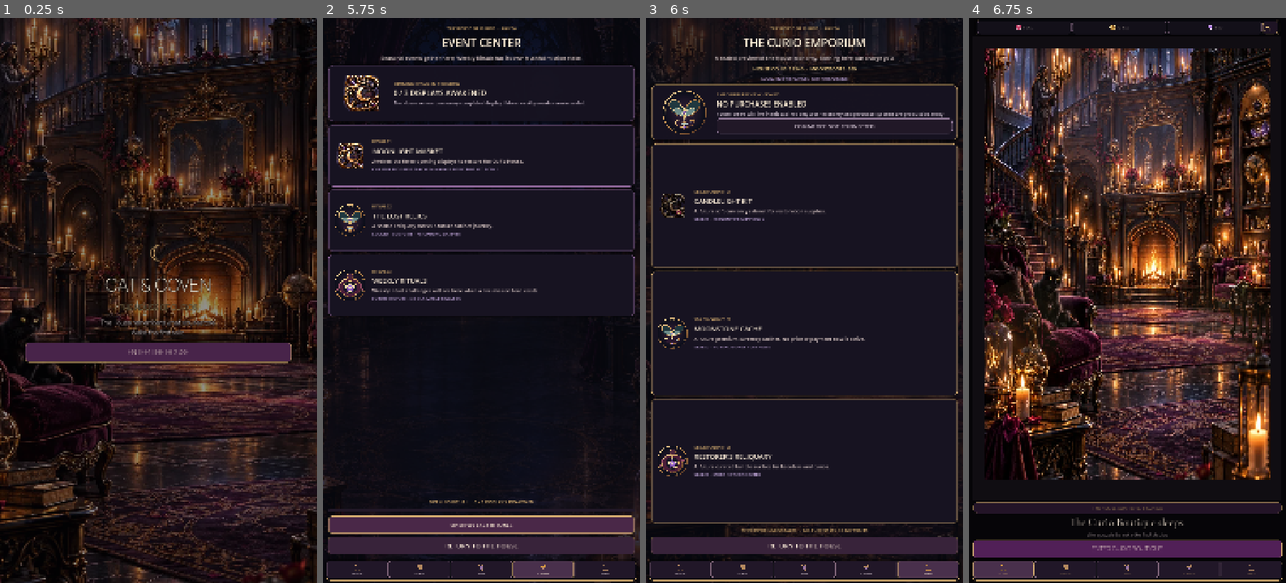
Above: before the commit, frames 1-4 (left to right).
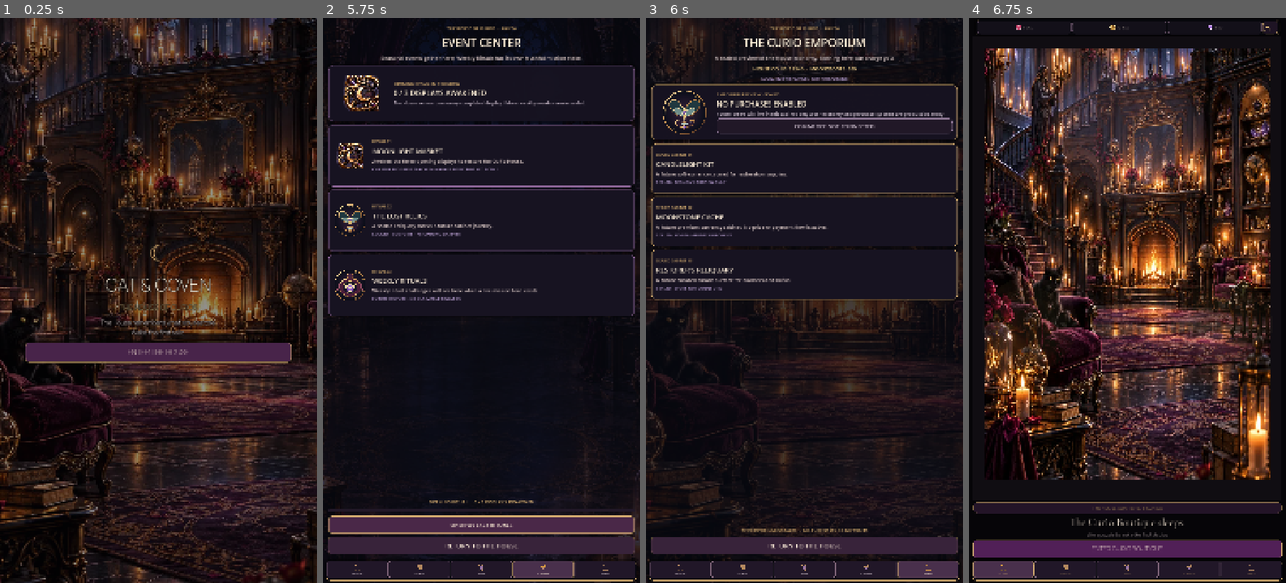
Above: after the commit, the same moments.

Repository: Jay-prodesign/akilta-match3
Game: Godot game, scene res://src/app/app_bootstrap.tscn
Two runs of this game, one before a commit and one after it. Both use one fixed random seed, a clock stepped at 60 frames per second and the inputs below.
Inputs (mouse positions are in pixels of both pictures, inside the frame that each line leads up to):
- Up to frame 1 (0.25 s): no input
- Up to frame 2 (5.75 s): click "ENTER THE HOUSE" at 0.5 s; click "ENTER CURIO BOUTIQUE" at 1.25 s; click (357, 571) at 2 s; click "ENTER CURIO BOUTIQUE" at 2.75 s; click (418, 571) at 3.5 s; click (481, 571) at 4.25 s; click (541, 571) at 5 s
- Up to frame 3 (6 s): click (928, 571) at 5.75 s
- Up to frame 4 (6.75 s): click (1003, 571) at 6.5 s

Frames 1-2 are identical in both runs. In frame 3, 8.0% of the frame differs, in the area x 1-99%, y 24-90%; in frame 4, nothing differs.

Commit message:
Align Shop artwork with canonical S11 slots

Diff:
--- a/assets/manifests/screen_asset_manifest.json
+++ b/assets/manifests/screen_asset_manifest.json
@@ -1121,10 +1121,7 @@
       "aspect_ratio": "1:1",
       "transparent": true,
       "variants": [
-        "featured_sealed_preview",
-        "cabinet_preview_moon",
-        "cabinet_preview_moth",
-        "cabinet_preview_locket"
+        "featured_sealed_preview"
       ],
       "reuse": "shop_review_disabled_truthful_existing_curio_art",
       "priority": "P1",
@@ -1146,13 +1143,10 @@
       ],
       "state_paths": {
         "featured_review_disabled": "assets/curios/ch01_curio_moth_reliquary.png",
-        "cabinet_preview_moon": "assets/curios/ch01_curio_moon_cameo_sealed_v01.webp",
-        "cabinet_preview_moth": "assets/curios/ch01_curio_moth_reliquary.png",
-        "cabinet_preview_locket": "assets/curios/ch01_curio_thorned_locket.png",
         "available": "reserved_until_real_catalog_and_commerce_exist"
       },
       "technical_policy": "existing_first_party_content_art_only__review_disabled_never_implies_purchase_availability",
-      "provenance": "AKILTA first-party opening Curio art is reused only as sealed internal-review Shop preview artwork. It does not represent a purchasable SKU, price, bundle entitlement, catalog availability or payment state."
+      "provenance": "AKILTA first-party Moth Reliquary art is reused only in the canonical S11 featured_offer.offer_art slot as a sealed internal-review preview. The unavailable offer grid remains structural UI and carries no unowned content artwork. Nothing here represents a purchasable SKU, price, entitlement, catalog availability or payment state."
     },
     {
       "asset_id": "prestart_bg_curio_boutique",
--- a/src/app/app_bootstrap.gd
+++ b/src/app/app_bootstrap.gd
@@ -531,13 +531,9 @@
 	card_scroll.size_flags_vertical = Control.SIZE_EXPAND_FILL
 	card_scroll.size_flags_horizontal = Control.SIZE_EXPAND_FILL
 	card_scroll.horizontal_scroll_mode = ScrollContainer.SCROLL_MODE_DISABLED
-	if not is_events and not is_profile:
-		card_scroll.vertical_scroll_mode = ScrollContainer.SCROLL_MODE_DISABLED
 	layout.add_child(card_scroll)
 	var cards := VBoxContainer.new()
 	cards.size_flags_horizontal = Control.SIZE_EXPAND_FILL
-	if not is_events and not is_profile:
-		cards.size_flags_vertical = Control.SIZE_EXPAND_FILL
 	cards.add_theme_constant_override("separation", 10)
 	card_scroll.add_child(cards)
 	var entries: Array[Dictionary]
@@ -596,18 +592,16 @@
 		]
 	else:
 		entries = [
-			{"icon":"◉", "art":"res://assets/curios/ch01_curio_moon_cameo_sealed_v01.svg", "title":"CANDLELIGHT KIT", "body":"A future soft-currency cabinet for restoration supplies.", "status":"SEALED · ECONOMY PREVIEW ONLY"},
-			{"icon":"◇", "art":"res://assets/curios/ch01_curio_moth_reliquary.svg", "title":"MOONSTONE CACHE", "body":"A future premium-currency cabinet. No price or payment flow is active.", "status":"SEALED · NO REAL-MONEY PURCHASES"},
-			{"icon":"✦", "art":"res://assets/curios/ch01_curio_thorned_locket.svg", "title":"RESTORER'S RELIQUARY", "body":"A future curated bundle surface for boosters and curios.", "status":"SEALED · STORE NOT CONNECTED"}
+			{"icon":"◉", "title":"CANDLELIGHT KIT", "body":"A future soft-currency cabinet for restoration supplies.", "status":"SEALED · ECONOMY PREVIEW ONLY"},
+			{"icon":"◇", "title":"MOONSTONE CACHE", "body":"A future premium-currency cabinet. No price or payment flow is active.", "status":"SEALED · NO REAL-MONEY PURCHASES"},
+			{"icon":"✦", "title":"RESTORER'S RELIQUARY", "body":"A future curated bundle surface for boosters and curios.", "status":"SEALED · STORE NOT CONNECTED"}
 		]
 	var card_index := 0
 	for entry in entries:
 		var card := PanelContainer.new()
 		card_index += 1
 		card.name = "FeatureCard%d" % card_index
-		card.custom_minimum_size = Vector2(0, 210) if is_events else (Vector2(0, 205) if not is_profile else Vector2(0, 190))
-		if not is_events and not is_profile:
-			card.size_flags_vertical = Control.SIZE_EXPAND_FILL
+		card.custom_minimum_size = Vector2(0, 210) if is_events else (Vector2(0, 170) if not is_profile else Vector2(0, 190))
 		var panel_style := StyleBoxFlat.new()
 		panel_style.bg_color = Color("#171321")
 		panel_style.border_color = Color("#9B6FA6", 0.58) if is_events else (Color("#D5AD70", 0.62) if not is_profile else Color("#8796C7", 0.58))
@@ -625,14 +619,16 @@
 		row.size_flags_vertical = Control.SIZE_EXPAND_FILL
 		row.add_theme_constant_override("separation", 18)
 		card.add_child(row)
-		var card_art := TextureRect.new()
-		card_art.name = "CardArt%d" % card_index
-		card_art.custom_minimum_size = Vector2(116, 116) if is_events else (Vector2(112, 112) if not is_profile else Vector2(96, 96))
-		card_art.texture = PieceAssetLoader.ornament(String(entry.get("art", "")))
-		card_art.expand_mode = TextureRect.EXPAND_IGNORE_SIZE
-		card_art.stretch_mode = TextureRect.STRETCH_KEEP_ASPECT_CENTERED
-		card_art.mouse_filter = Control.MOUSE_FILTER_IGNORE
-		row.add_child(card_art)
+		var art_path := String(entry.get("art", ""))
+		if art_path != "":
+			var card_art := TextureRect.new()
+			card_art.name = "CardArt%d" % card_index
+			card_art.custom_minimum_size = Vector2(116, 116) if is_events else Vector2(96, 96)
+			card_art.texture = PieceAssetLoader.ornament(art_path)
+			card_art.expand_mode = TextureRect.EXPAND_IGNORE_SIZE
+			card_art.stretch_mode = TextureRect.STRETCH_KEEP_ASPECT_CENTERED
+			card_art.mouse_filter = Control.MOUSE_FILTER_IGNORE
+			row.add_child(card_art)
 		var copy := VBoxContainer.new()
 		copy.size_flags_horizontal = Control.SIZE_EXPAND_FILL
 		copy.size_flags_vertical = Control.SIZE_EXPAND_FILL
